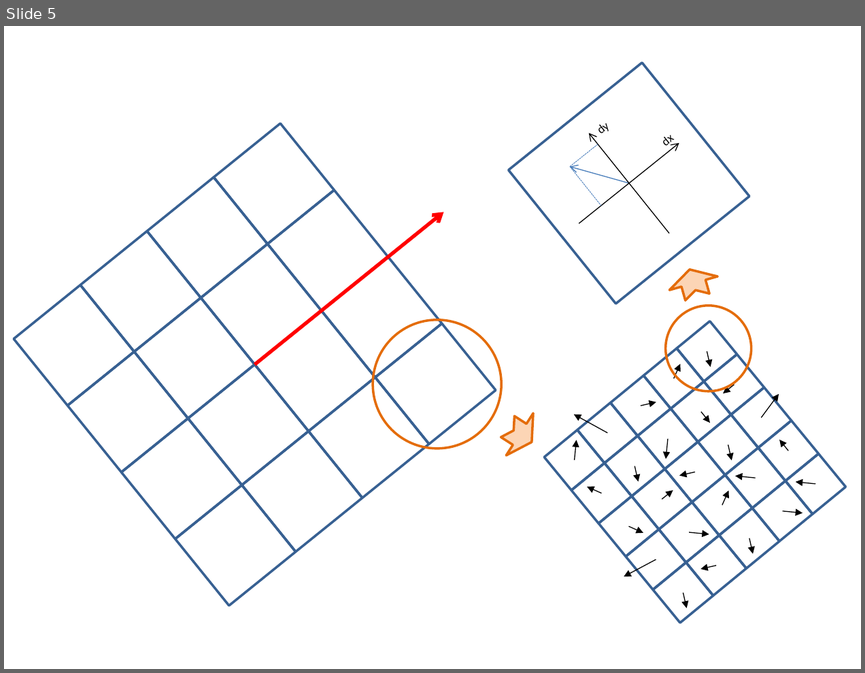
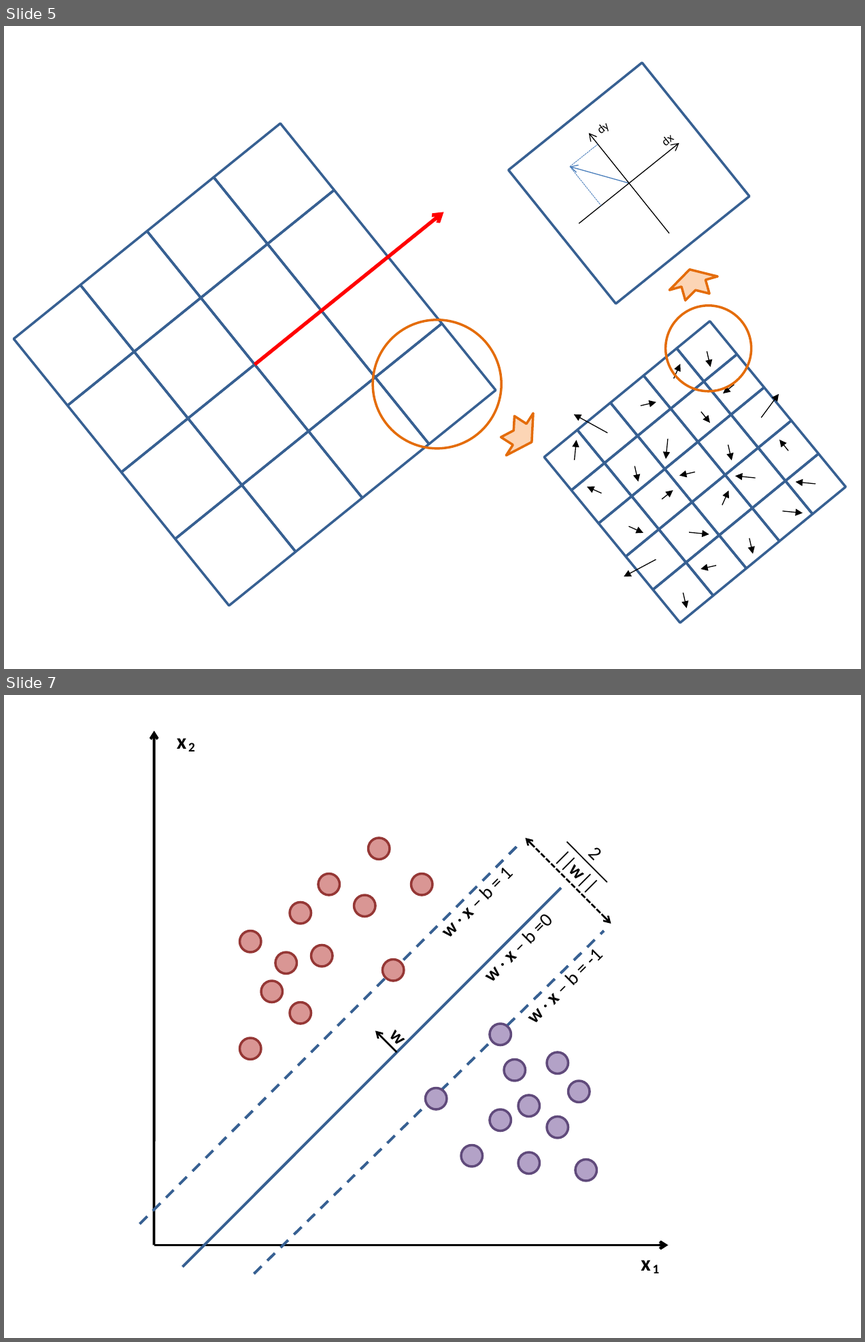
Before and after one commit to dobrzynskikam/Praca-Magisterska, a slide deck: Praca/PrezentacjaZawierajacaObrazyPracy.pptx. Shown one above the other, each under a label of ours: slide 5 before the commit, slides 5 and 7 after it; the slides between them are not shown. The pictures are 865x673 and 865x1342 pixels, drawn with LibreOffice and Linux fonts; fonts in the diff are those of the drawing. Boxes give left, top, right and bottom in pixels: in the first picture for what was removed or moved away, otherwise in the second. Text is boxed around its words. In the diff, an @@ line names an element or a change of style, - is before the commit and + after.

```diff
--- a/Praca/PrezentacjaZawierajacaObrazyPracy.pptx
+++ b/Praca/PrezentacjaZawierajacaObrazyPracy.pptx
@@ slide 7 added at (4,695,861,1338), background #FFFFFF @@
@@ group added at (139,731,668,1273): 23 ellipses, 10 texts, 4 lines, 3 arrows, 1 double arrow @@
+w
+w · x – b = -1
+w · x – b =0
+w · x – b = 1
+2
+||w||
+x
+1
+x
+2
```
Also in this commit, not shown: 1 other slide added, 8 other files.
